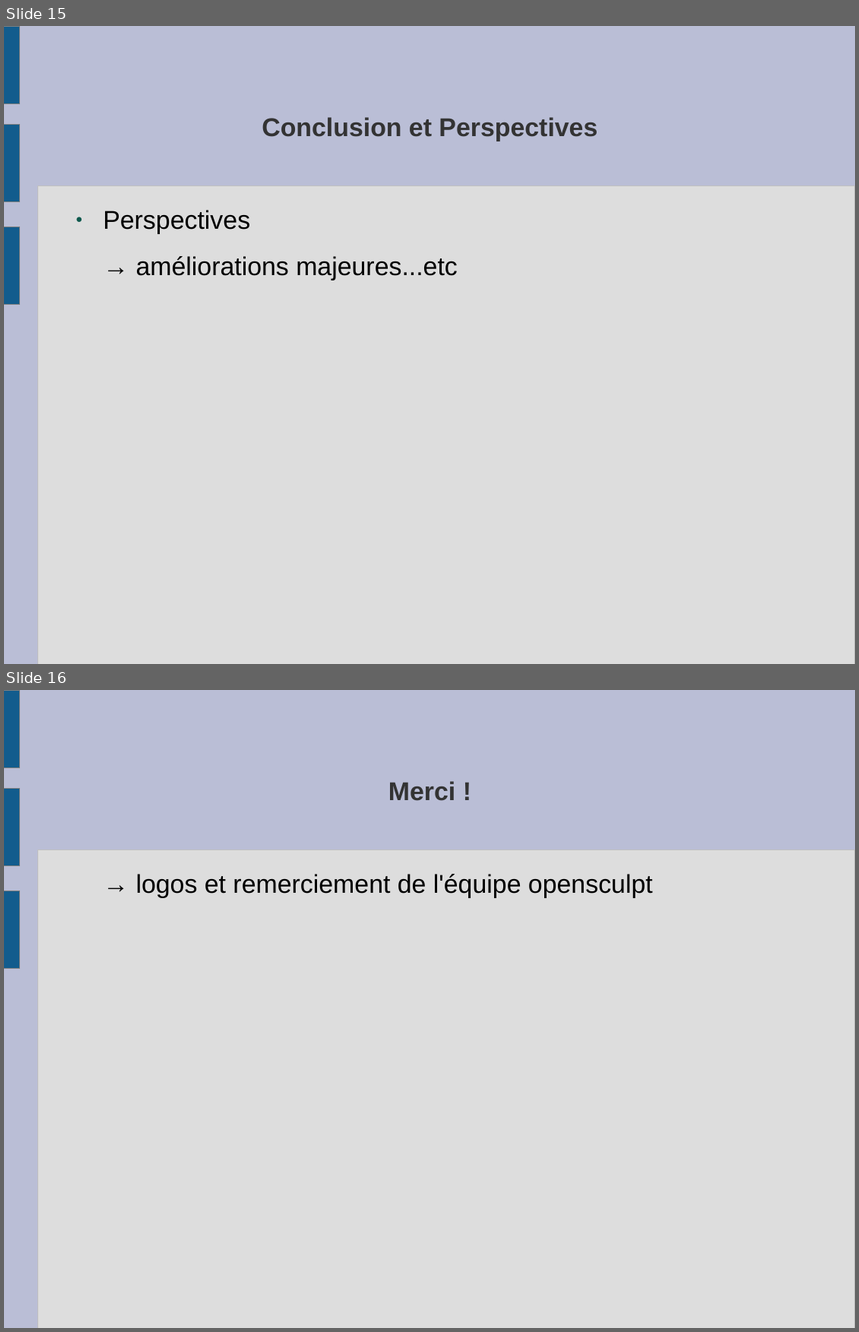
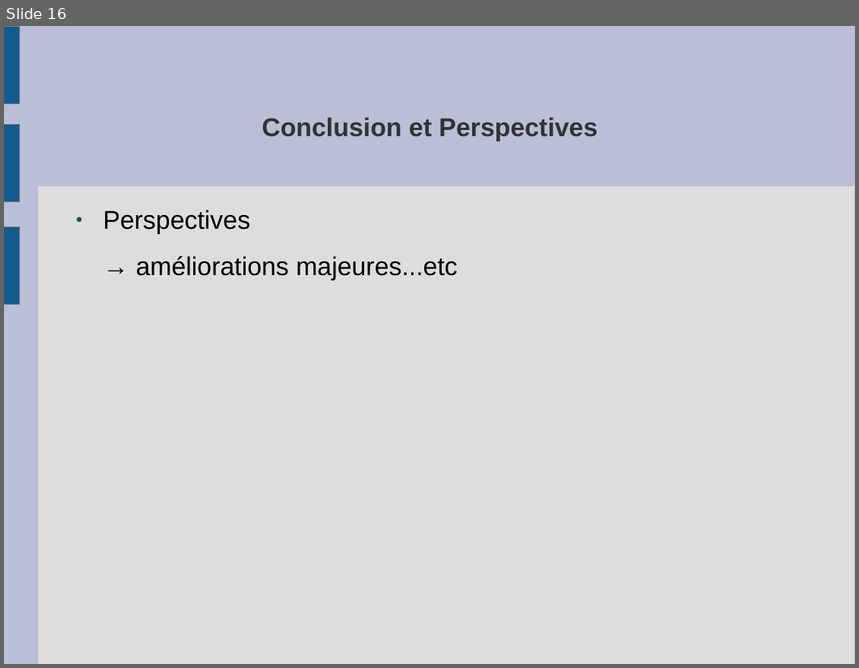
Before and after one commit to slvrgauthier/OpenSculpt, a slide deck: Documentation/Soutenance.odp. Shown one above the other, each under a label of ours: slides 15 and 16 before the commit, slide 16 after it. The pictures are 859x1332 and 859x668 pixels, drawn with LibreOffice and Linux fonts; fonts in the diff are those of the drawing. Boxes give left, top, right and bottom in pixels: in the first picture for what was removed or moved away, otherwise in the second. Text is boxed around its words. In the diff, an @@ line names an element or a change of style, - is before the commit and + after.

```diff
--- a/Documentation/Soutenance.odp
+++ b/Documentation/Soutenance.odp
@@ slide 16 removed at [4,690,855,1328], background #BABED6; not listed: 4 template elements that a slide beside it also shows @@
@@ title removed at [389,781,455,801] @@
-Merci !
@@ text removed at [136,874,653,898] @@
-→ logos et remerciement de l'équipe opensculpt
@@ what was slide 15 is now slide 16 @@
```
Also in this commit, not shown: 4 slides changed, 4 slides added, 2 other slides removed, 11 other files.
